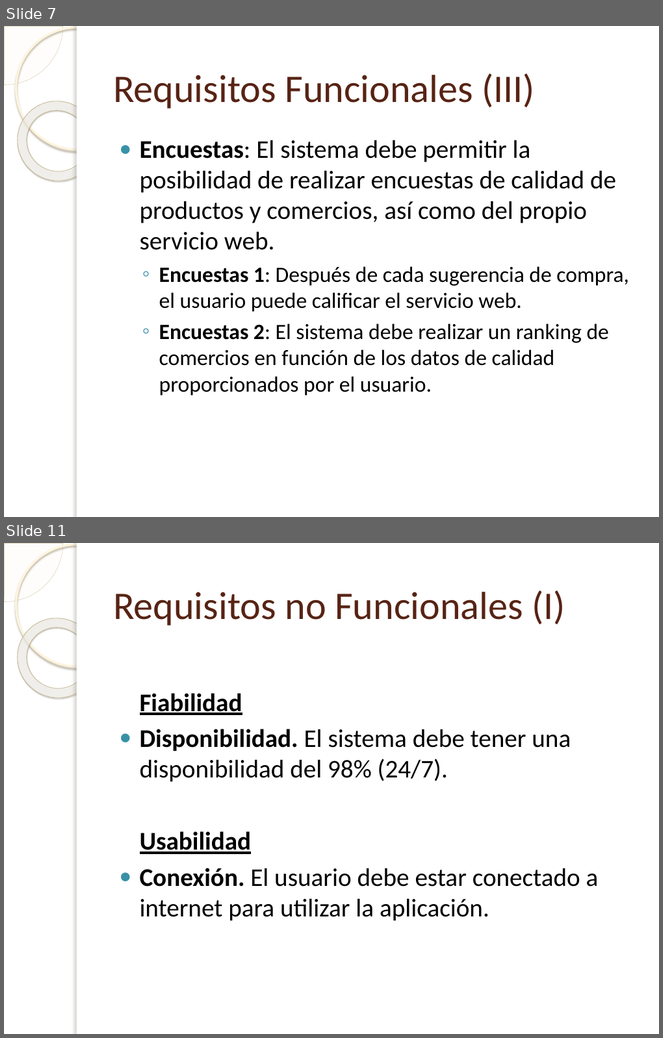
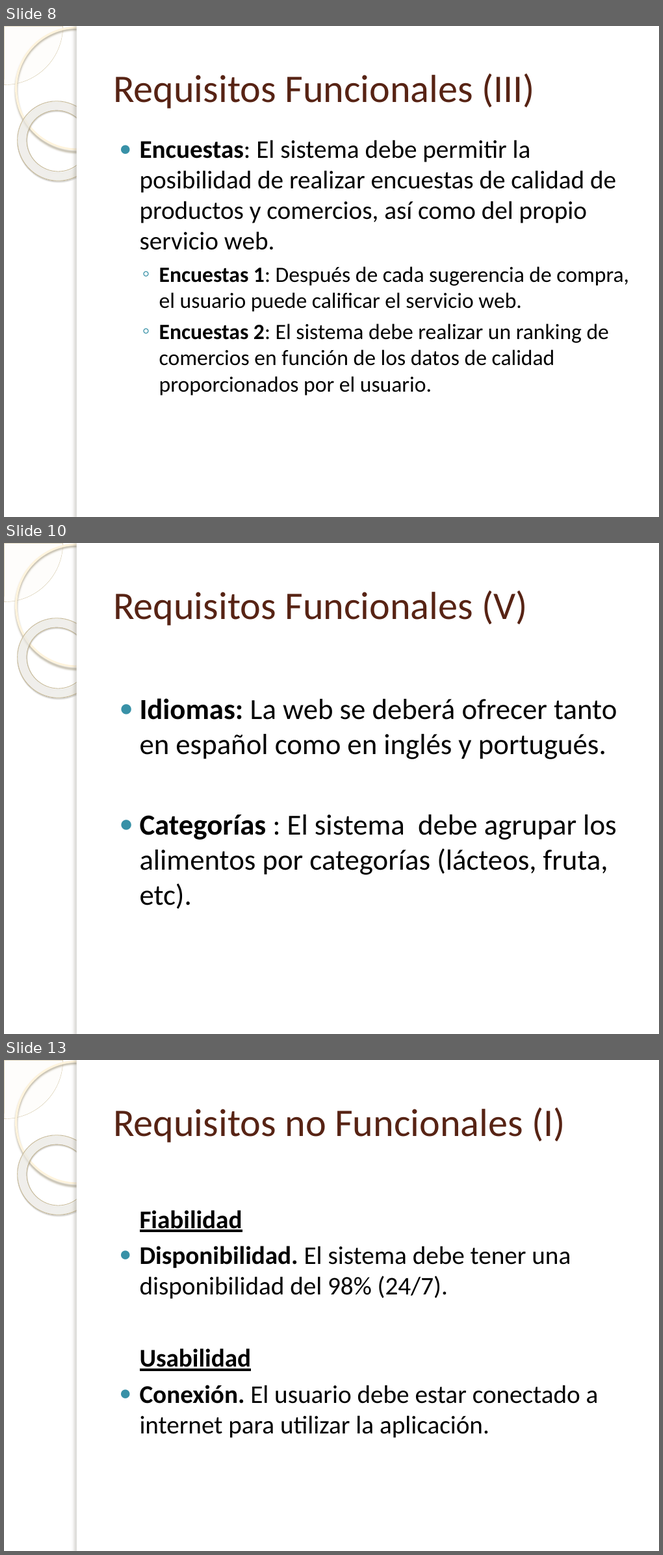
Before and after one commit to Joncy/PJCUBE, a slide deck: especificacion_de_requisitos/Presentación Requisitos (Abrir con Windows).pptx. Shown one above the other, each under a label of ours: slides 7 and 11 before the commit, slides 8, 10 and 13 after it; the slides between them are not shown. The pictures are 663x1038 and 663x1555 pixels, drawn with LibreOffice and Linux fonts; fonts in the diff are those of the drawing; background and template pictures are left out. Boxes give left, top, right and bottom in pixels: in the first picture for what was removed or moved away, otherwise in the second. Text is boxed around its words. In the diff, an @@ line names an element or a change of style, - is before the commit and + after.

```diff
--- a/especificacion_de_requisitos/Presentación Requisitos (Abrir con Windows).pptx
+++ b/especificacion_de_requisitos/Presentación Requisitos (Abrir con Windows).pptx
@@ slide 10 added at <box>4,543,659,1034</box>, background picture (left out); not listed: 5 template elements that a slide beside it also shows @@
@@ title added at <box>113,590,528,626</box>, 43 pt, text #572314 @@
+Requisitos Funcionales (V)
@@ text added at <box>140,698,617,909</box>, 32 pt, text #000000 @@
+● Idiomas: La web se deberá ofrecer tanto en español como en inglés y portugués.
+● Categorías : El sistema debe agrupar los alimentos por categorías (lácteos, fruta, etc).
@@ what was slide 7 is now slide 8 @@
@@ what was slide 11 is now slide 13 @@
```
Also in this commit, not shown: 3 slides changed, 1 other slide added, 1 other file.
